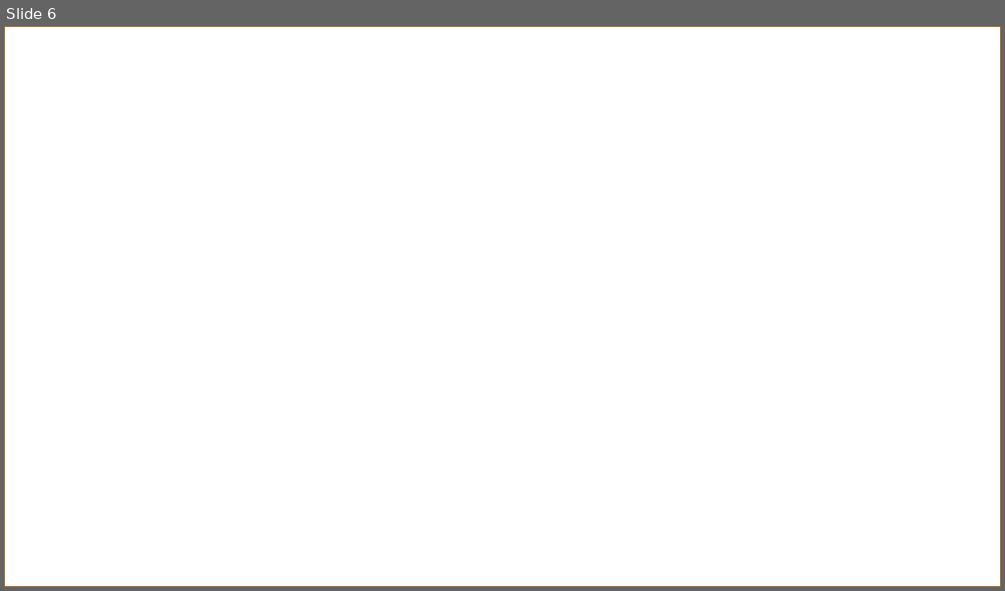
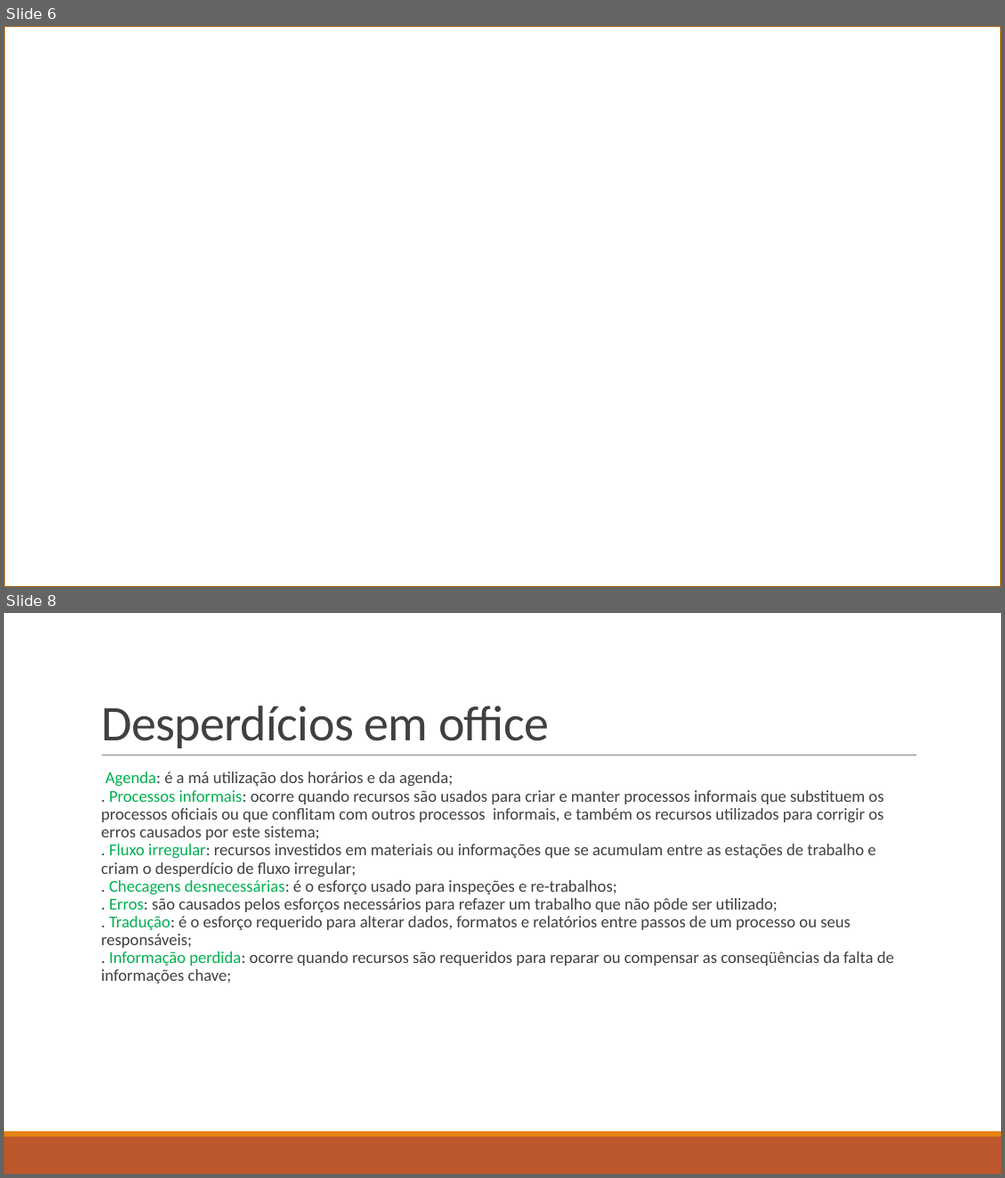
Before and after one commit to ruhansanabria/Puc_Lean2016, a slide deck: Apresentações/TRE DMAIC - Analyze.pptx. Shown one above the other, each under a label of ours: slide 6 before the commit, slides 6 and 8 after it; the slides between them are not shown. The pictures are 1005x591 and 1005x1178 pixels, drawn with LibreOffice and Linux fonts; fonts in the diff are those of the drawing; background and template pictures are left out. Boxes give left, top, right and bottom in pixels: in the first picture for what was removed or moved away, otherwise in the second. Text is boxed around its words. In the diff, an @@ line names an element or a change of style, - is before the commit and + after.

```diff
--- a/Apresentações/TRE DMAIC - Analyze.pptx
+++ b/Apresentações/TRE DMAIC - Analyze.pptx
@@ slide 8 added at bbox=[4, 613, 1001, 1174], background #FFFFFF; not listed: 2 template elements that a slide beside it also shows @@
@@ title added at bbox=[101, 706, 549, 748], 48 pt, text #404040 @@
+Desperdícios em office
@@ text added at bbox=[101, 771, 894, 983], 16 pt, text #404040 @@
+  Agenda: é a má utilização dos horários e da agenda;
+  . Processos informais: ocorre quando recursos são usados para criar e manter processos informais que substituem os processos oficiais ou que conflitam com outros processos informais, e também os recursos utilizados para corrigir os erros causados por este sistema;
+  . Fluxo irregular: recursos investidos em materiais ou informações que se acumulam entre as estações de trabalho e criam o desperdício de fluxo irregular;
+  . Checagens desnecessárias: é o esforço usado para inspeções e re-trabalhos;
+  . Erros: são causados pelos esforços necessários para refazer um trabalho que não pôde ser utilizado;
+  . Tradução: é o esforço requerido para alterar dados, formatos e relatórios entre passos de um processo ou seus responsáveis;
+  . Informação perdida: ocorre quando recursos são requeridos para reparar ou compensar as conseqüências da falta de informações chave;
@@ line added from (102, 755) to (917, 755), #808080 0.5 pt @@
```
Also in this commit, not shown: 7 slides changed, 2 other slides added, 8 other files.
